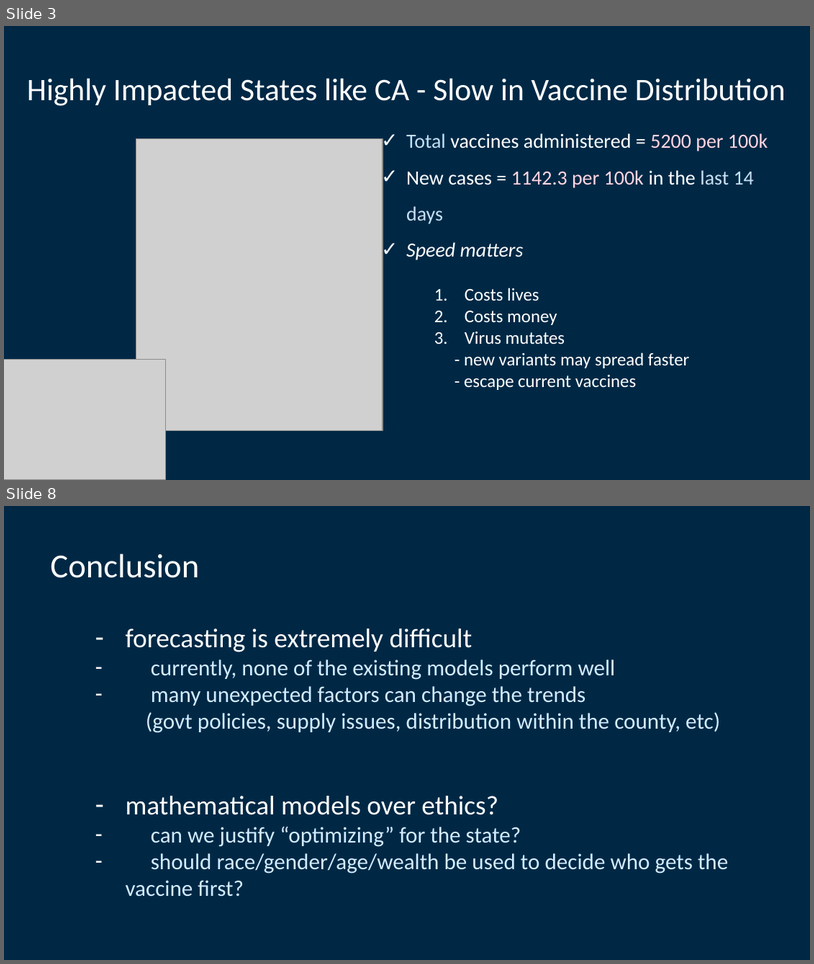
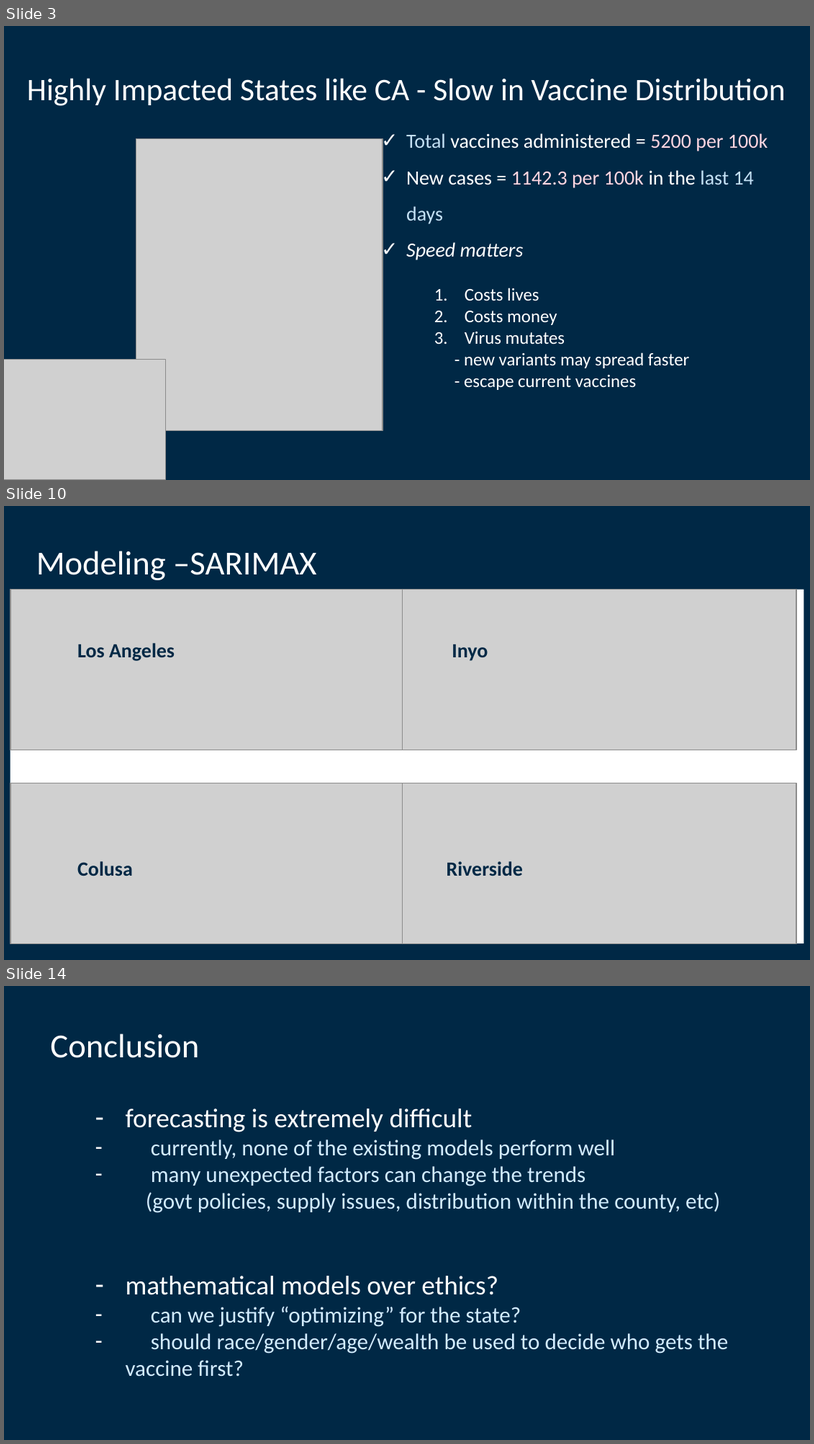
Before and after one commit to lettywu/COVID-19-vaccinations, a slide deck: alyssia/project5_intro.pptx. Shown one above the other, each under a label of ours: slides 3 and 8 before the commit, slides 3, 10 and 14 after it; the slides between them are not shown. The pictures are 814x964 and 814x1444 pixels, drawn with LibreOffice and Linux fonts; fonts in the diff are those of the drawing; grey boxes stand for pictures. Boxes give left, top, right and bottom in pixels: in the first picture for what was removed or moved away, otherwise in the second. Text is boxed around its words. In the diff, an @@ line names an element or a change of style, - is before the commit and + after.

```diff
--- a/alyssia/project5_intro.pptx
+++ b/alyssia/project5_intro.pptx
@@ slide 10 added at box(4, 506, 810, 960), background #002845 @@
@@ text added at box(36, 551, 316, 580), 30 pt, text #FFFFFF @@
+Modeling –SARIMAX
@@ rectangle added at box(10, 589, 804, 943), fill #FFFFFF @@
@@ picture added at box(10, 589, 405, 749) @@
@@ picture added at box(402, 589, 797, 749) @@
@@ text added at box(77, 643, 523, 875), 18 pt, text #002845, bold @@
+Los Angeles Inyo
+Colusa Riverside
@@ picture added at box(10, 782, 405, 943) @@
@@ picture added at box(402, 782, 797, 943) @@
@@ what was slide 8 is now slide 14 @@
```
Also in this commit, not shown: 3 slides changed, 6 other slides added, 1 slide removed, 3 other files.
